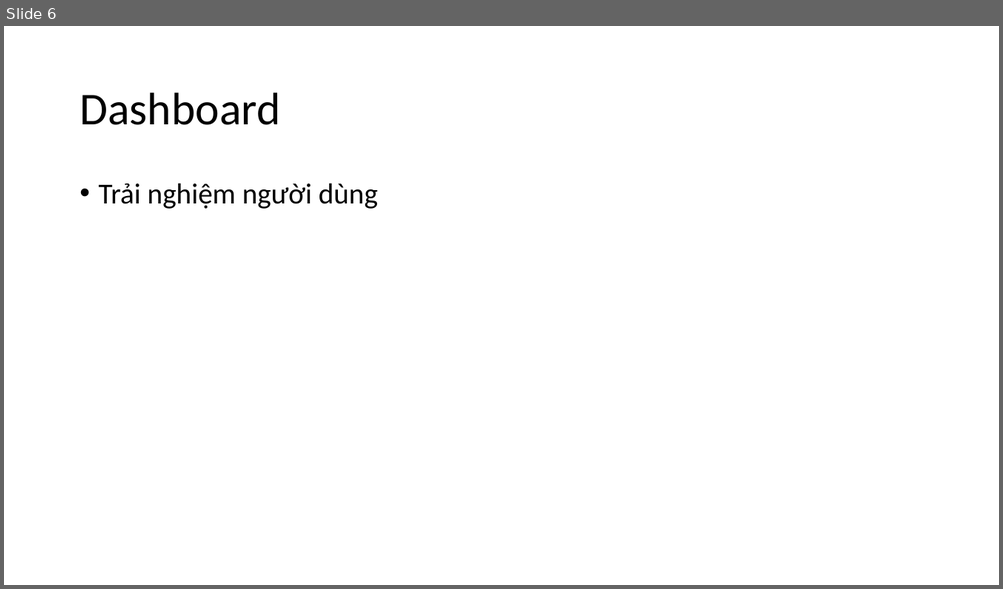
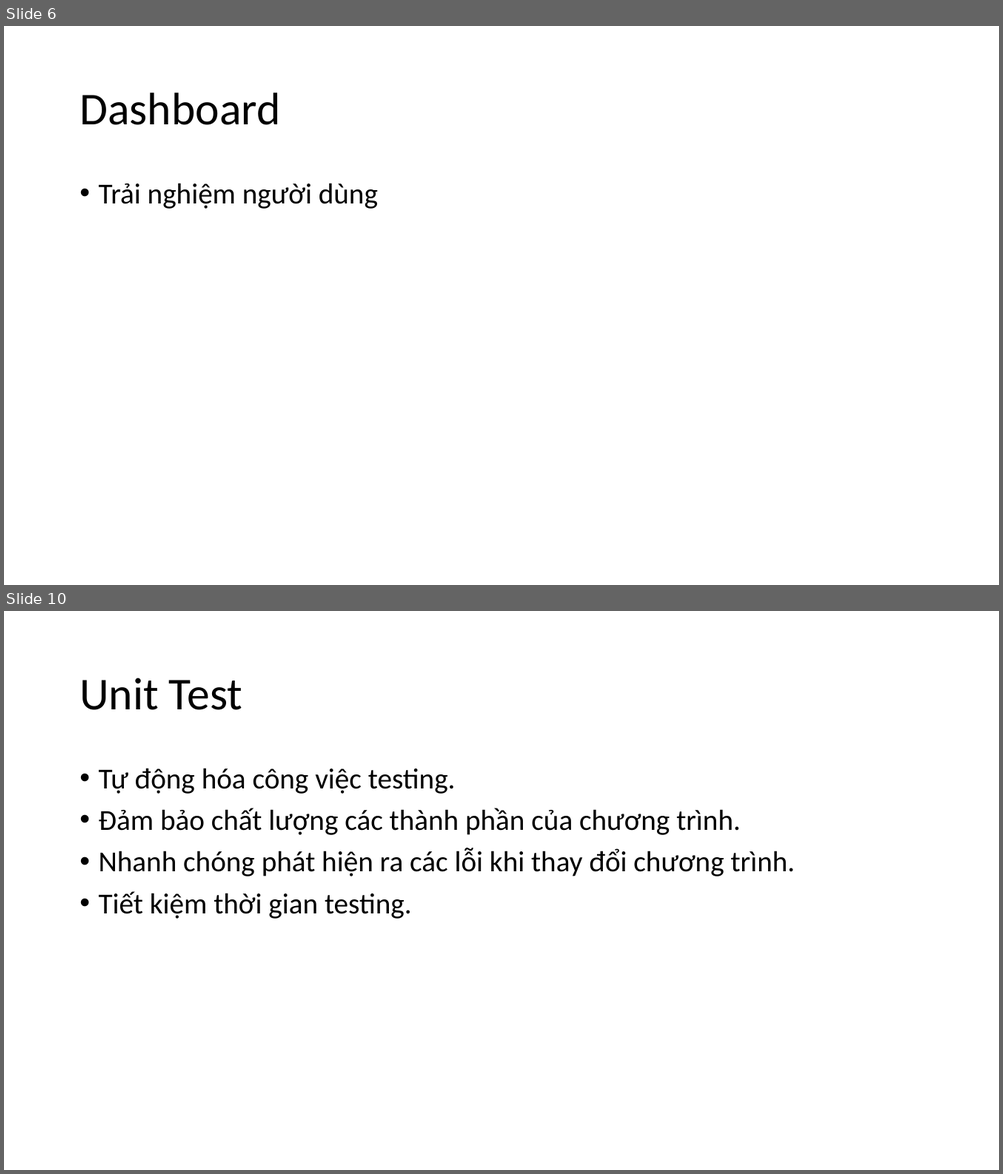
Before and after one commit to nguyenmanhphuc/DoAnA, a slide deck: BÁO CÁO THỰC TẬP.pptx. Shown one above the other, each under a label of ours: slide 6 before the commit, slides 6 and 10 after it; the slides between them are not shown. The pictures are 1003x589 and 1003x1174 pixels, drawn with LibreOffice and Linux fonts; fonts in the diff are those of the drawing. Boxes give left, top, right and bottom in pixels: in the first picture for what was removed or moved away, otherwise in the second. Text is boxed around its words. In the diff, an @@ line names an element or a change of style, - is before the commit and + after.

Commit message:
Duy

```diff
--- a/BÁO CÁO THỰC TẬP.pptx
+++ b/BÁO CÁO THỰC TẬP.pptx
@@ slide 10 added at (4,611,999,1170), background #FFFFFF @@
@@ title added at (79,678,242,710), 44 pt, text #000000 @@
+Unit Test
@@ text added at (99,768,795,919), 28 pt, text #000000 @@
+• Tự động hóa công việc testing.
+• Đảm bảo chất lượng các thành phần của chương trình.
+• Nhanh chóng phát hiện ra các lỗi khi thay đổi chương trình.
+• Tiết kiệm thời gian testing.
```
Also in this commit, not shown: 1 slide changed, 5 other slides added.
